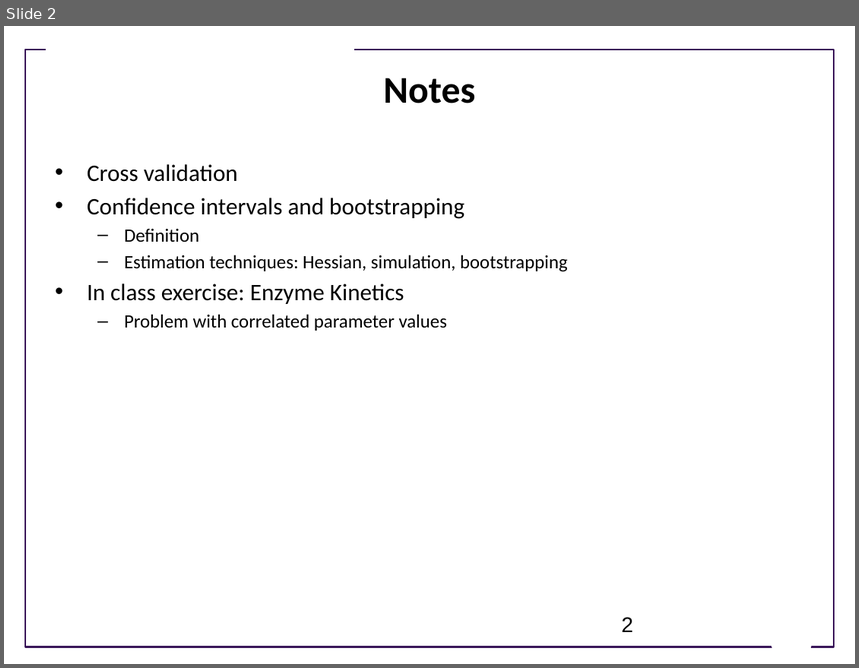
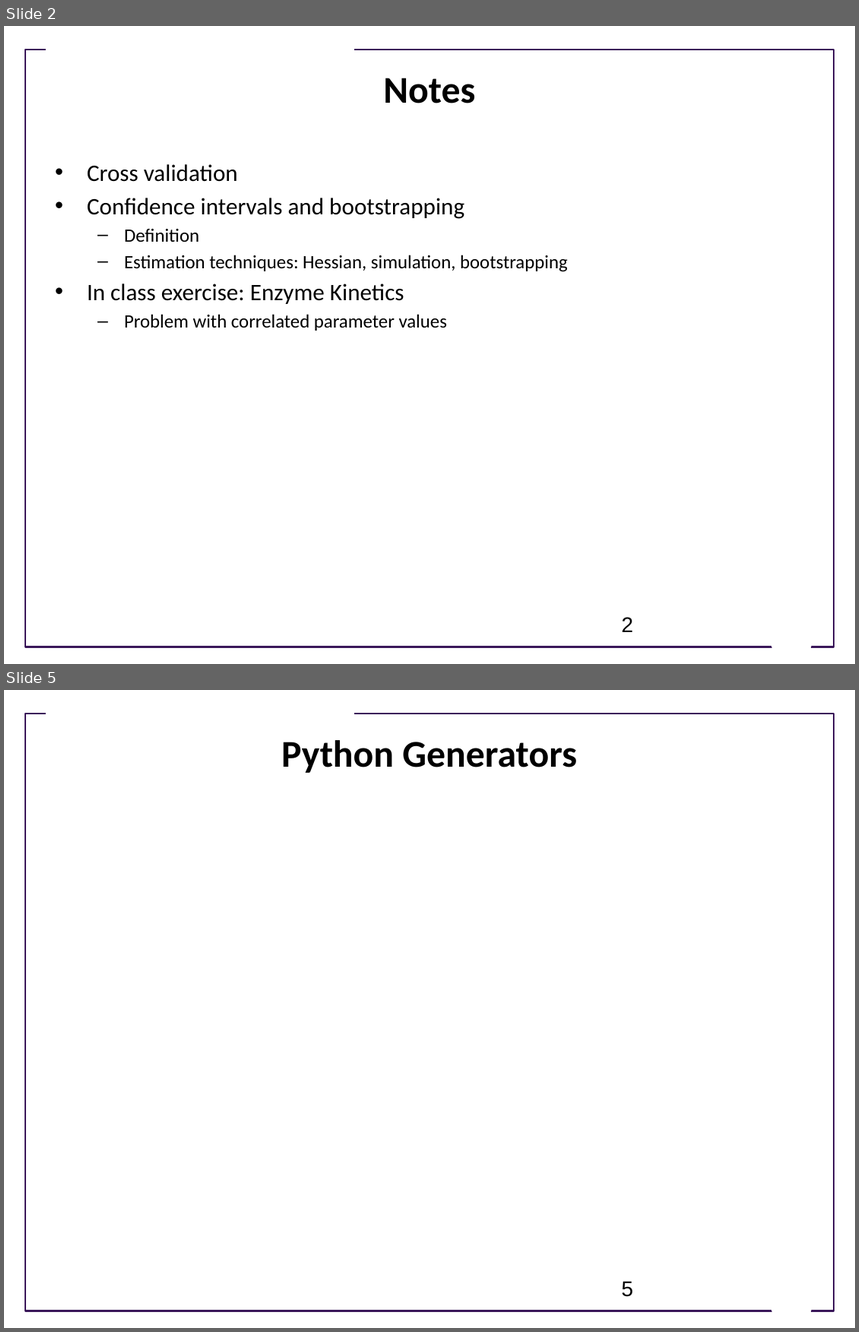
Before and after one commit to ModelEngineering/advancing-biomedical-models, a slide deck: Lectures/Week_4/CSE 599V Lecture 10 - Estimating Confidence in Models and Parameters- II .pptx. Shown one above the other, each under a label of ours: slide 2 before the commit, slides 2 and 5 after it; the slides between them are not shown. The pictures are 859x668 and 859x1332 pixels, drawn with LibreOffice and Linux fonts; fonts in the diff are those of the drawing; background and template pictures are left out. Boxes give left, top, right and bottom in pixels: in the first picture for what was removed or moved away, otherwise in the second. Text is boxed around its words. In the diff, an @@ line names an element or a change of style, - is before the commit and + after.

```diff
--- a/Lectures/Week_4/CSE 599V Lecture 10 - Estimating Confidence in Models and Parameters- II .pptx
+++ b/Lectures/Week_4/CSE 599V Lecture 10 - Estimating Confidence in Models and Parameters- II .pptx
@@ slide 5 added at [4,690,855,1328], background #FFFFFF; not listed: 3 template elements that a slide beside it also shows @@
@@ title added at [281,740,577,773], 32 pt, text #000000, bold @@
+Python Generators
@@ page number added at [622,1281,634,1297], 18 pt, text #000000 @@
+5
```
Also in this commit, not shown: 3 other slides added, 1 slide removed, 2 other files.
